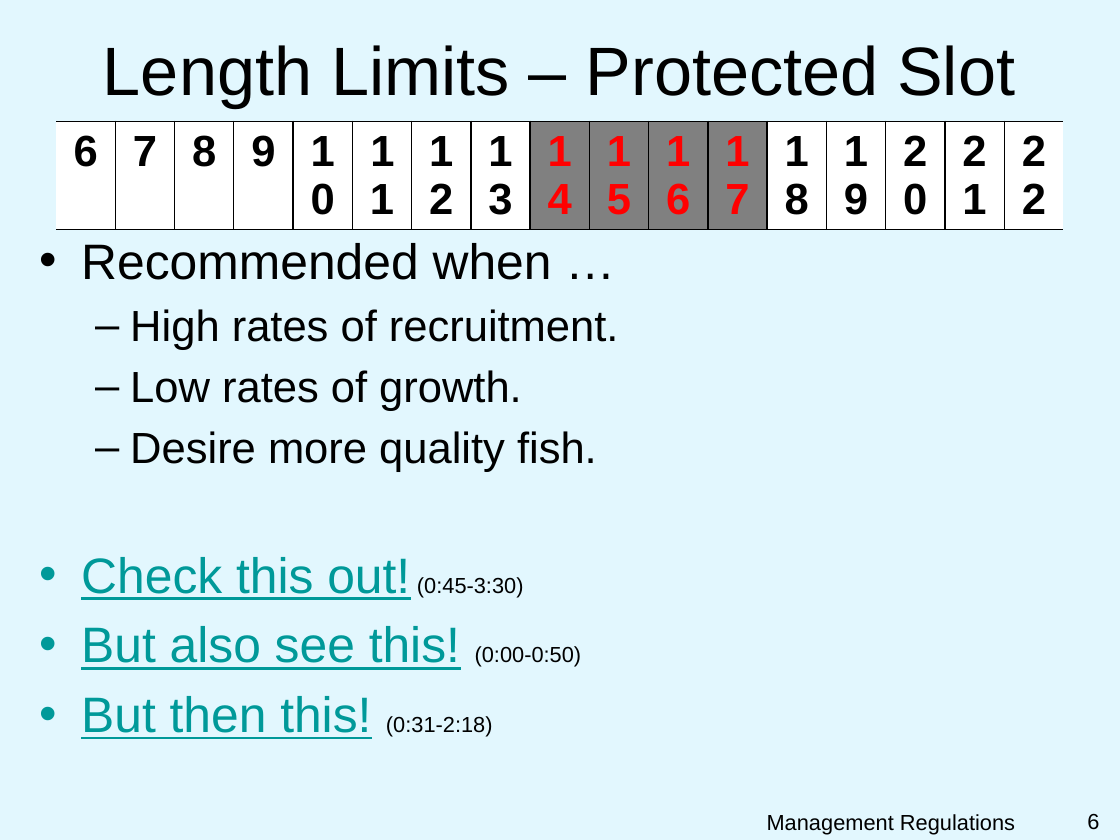
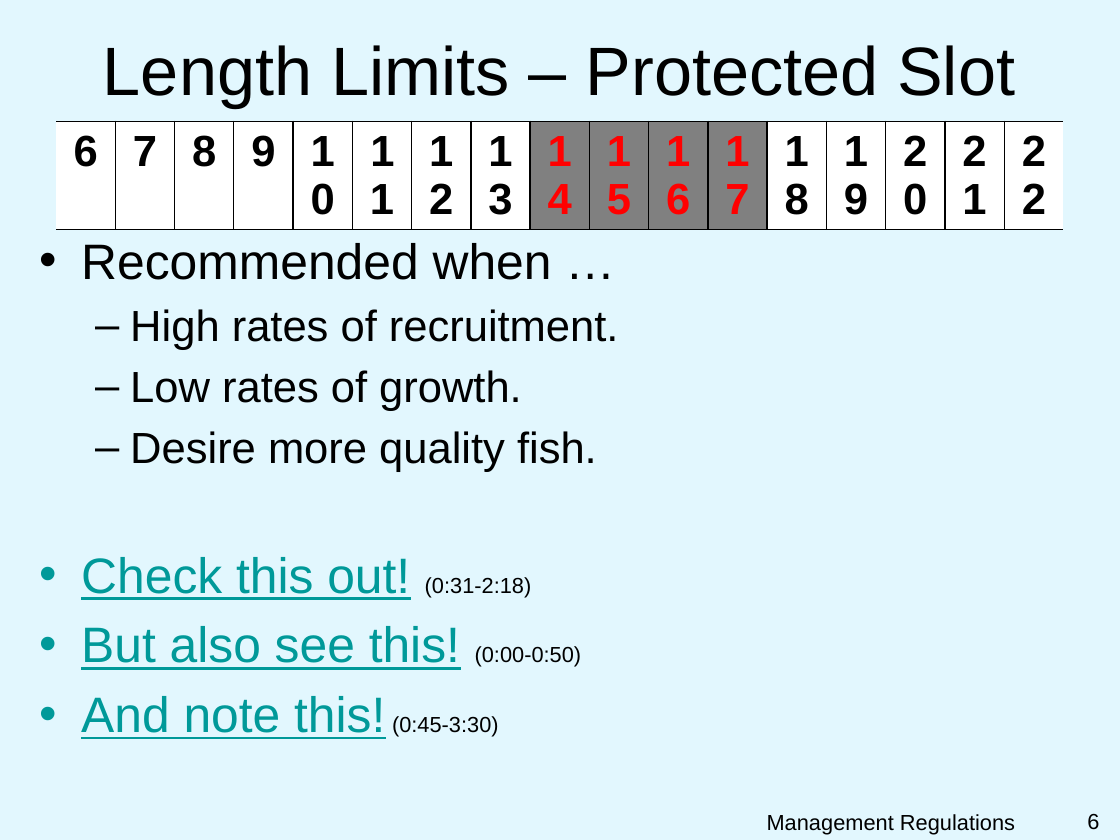
Before and after one commit to droglenc/NCNRS349, a slide deck: slide 6 of modules/MgmntSizeLimits/PPT.pptx. Drawn at 1120x840 pixels with LibreOffice and Linux fonts; fonts in the diff are those of the drawing; background and template pictures are left out. Boxes give left, top, right and bottom in pixels: in the first picture for what was removed or moved away, otherwise in the second. Text is boxed around its words. In the diff, an @@ line names an element or a change of style, - is before the commit and + after.

Commit message:
Updated size limits slides

```diff
--- a/modules/MgmntSizeLimits/PPT.pptx
+++ b/modules/MgmntSizeLimits/PPT.pptx
@@ text at bbox=[81, 557, 532, 600]: text changed @@
-• Check this out! (0:45-3:30)
+• Check this out! (0:31-2:18)
@@ text at bbox=[81, 696, 499, 739]: text changed @@
-• But then this! (0:31-2:18)
+• And note this! (0:45-3:30)
```
